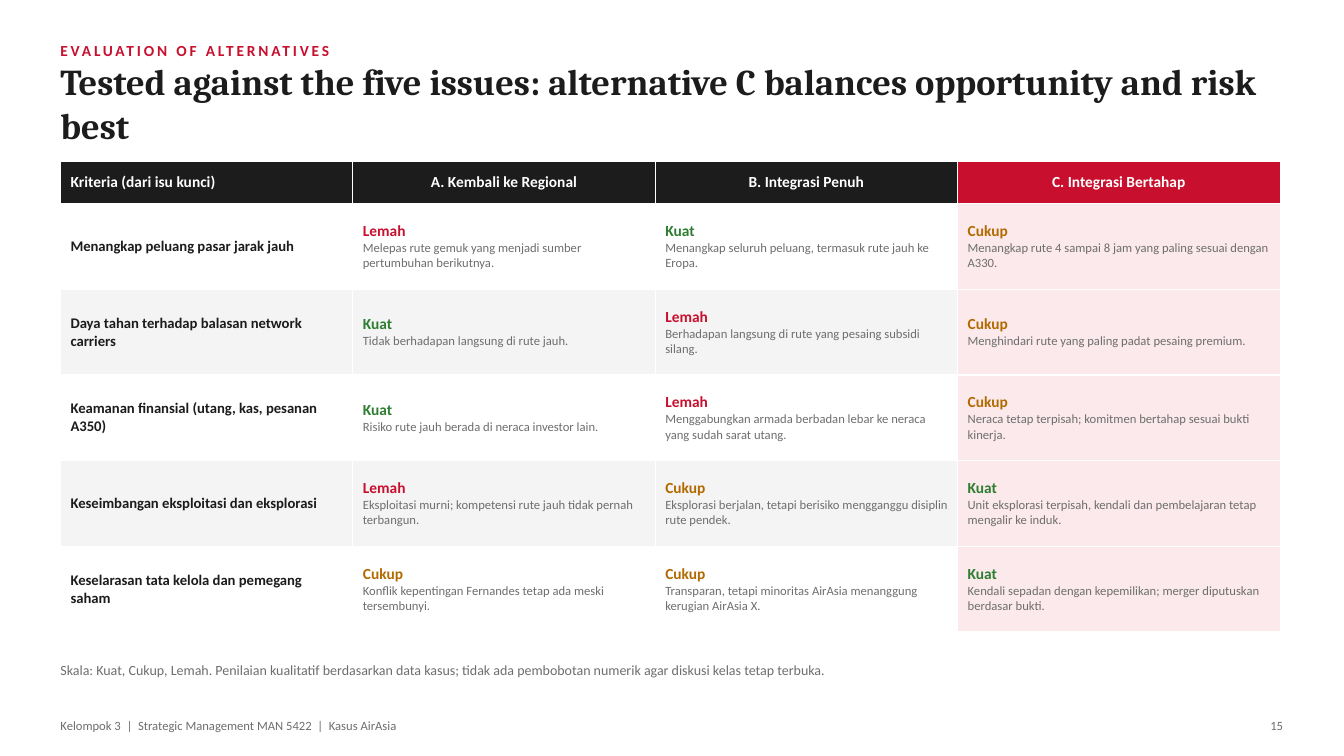
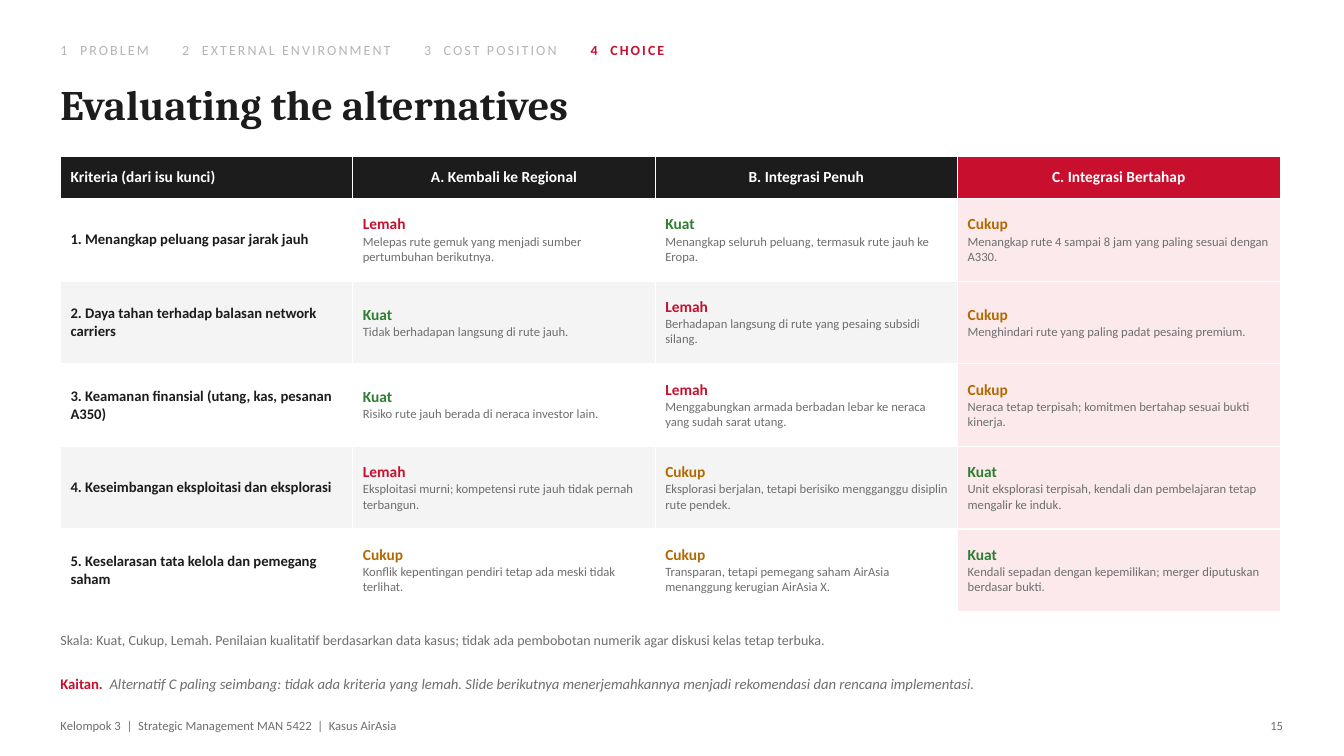
Before and after one commit to aslihabnuri/Dom-Manipulation, a slide deck: slide 15 of strategic-management/airasia-case/SMJKT_Group 3_Aslih_Case AirAsia.pptx. Drawn at 1344x756 pixels with LibreOffice and Linux fonts; fonts in the diff are those of the drawing. Boxes give left, top, right and bottom in pixels: in the first picture for what was removed or moved away, otherwise in the second. Text is boxed around its words. In the diff, an @@ line names an element or a change of style, - is before the commit and + after.

```diff
--- a/strategic-management/airasia-case/SMJKT_Group 3_Aslih_Case AirAsia.pptx
+++ b/strategic-management/airasia-case/SMJKT_Group 3_Aslih_Case AirAsia.pptx
@@ text at (60,46,664,55): text changed; size 11 to 10 pt; text colour #C8102E to #B5B5B5; bold off @@
-EVALUATION OF ALTERNATIVES
+1 PROBLEM 2 EXTERNAL ENVIRONMENT 3 COST POSITION 4 CHOICE
@@ text removed at (60,69,1256,140) @@
-Tested against the five issues: alternative C balances opportunity and risk best
@@ text added at (60,90,568,130), 30 pt, text #1C1C1C, bold @@
+Evaluating the alternatives
@@ table at (60,156,1280,597) @@
-row 2, column 1: Menangkap peluang pasar jarak jauh
+row 2, column 1: 1. Menangkap peluang pasar jarak jauh
-row 3, column 1: Daya tahan terhadap balasan network carriers
+row 3, column 1: 2. Daya tahan terhadap balasan network carriers
-row 4, column 1: Keamanan finansial (utang, kas, pesanan A350)
+row 4, column 1: 3. Keamanan finansial (utang, kas, pesanan A350)
-row 5, column 1: Keseimbangan eksploitasi dan eksplorasi
+row 5, column 1: 4. Keseimbangan eksploitasi dan eksplorasi
-row 6: Keselarasan tata kelola dan pemegang saham | Cukup / Konflik kepentingan Fernandes tetap ada meski tersembunyi. | Cukup / Transparan, tetapi minoritas AirAsia menanggung kerugian AirAsia X. | Kuat / Kendali sepadan dengan kepemilikan; merger diputuskan berdasar bukti.
+row 6: 5. Keselarasan tata kelola dan pemegang saham | Cukup / Konflik kepentingan pendiri tetap ada meski tidak terlihat. | Cukup / Transparan, tetapi pemegang saham AirAsia menanggung kerugian AirAsia X. | Kuat / Kendali sepadan dengan kepemilikan; merger diputuskan berdasar bukti.
@@ table: place and size @@
-table at (60,161,1280,616)
+table at (60,156,1280,597)
@@ text "Skala: Kuat, Cukup, Lemah. Penilaian ...": place and size @@
-text "Skala: Kuat, Cukup, Lemah. Penilaian ..." at (60,665,824,678)
+text "Skala: Kuat, Cukup, Lemah. Penilaian ..." at (60,635,824,648)
@@ text added at (60,679,975,692), 10.5 pt, text #6E6E6E, italic @@
+Kaitan. Alternatif C paling seimbang: tidak ada kriteria yang lemah. Slide berikutnya menerjemahkannya menjadi rekomendasi dan rencana implementasi.
```
Also in this commit, not shown: 15 other slides changed, 1 slide added, 1 slide removed, 2 other files.
